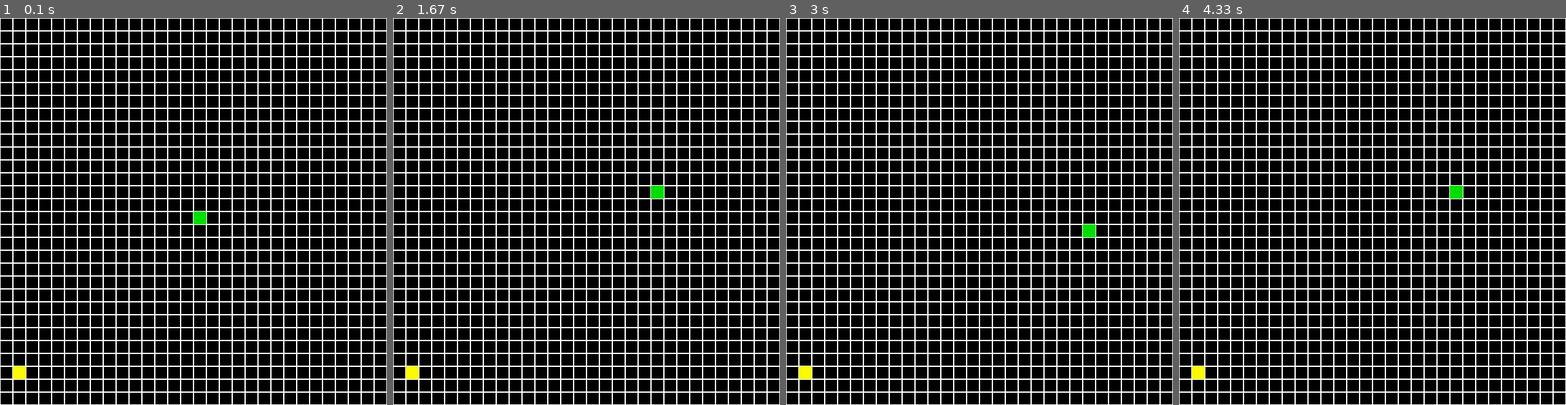
Above: before the commit, frames 1-4 (left to right).
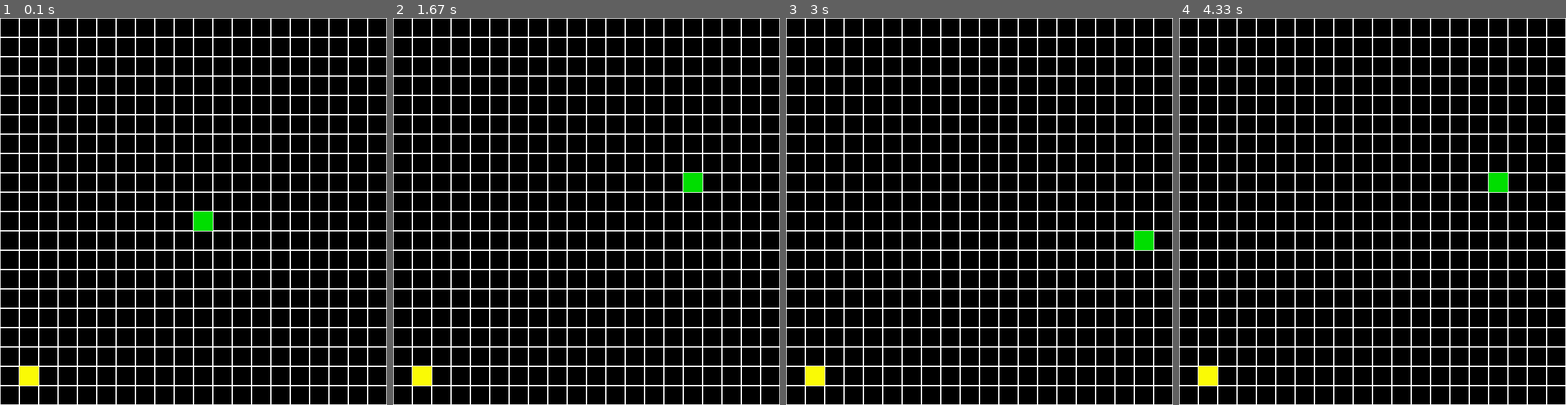
Above: after the commit, the same moments.

Repository: mohamedkamara7613/personalproject
Game: pygame game, started from Autres/Python/Snake_Game/main.py
Same seed, same stepped clock (60 frames per second), same inputs: the game is played once before the commit and once after it.
Inputs:
- Up to frame 1 (0.1 s): no input
- Up to frame 2 (1.67 s): hold Right 0.33-0.8 s; hold Up 0.83-1.27 s; hold Right from 1.3 s (still down)
- Up to frame 3 (3 s): release Right at 1.8 s; hold Down 2.4-2.95 s; hold Left from 2.98 s (still down)
- Up to frame 4 (4.33 s): release Left at 3.53 s; hold Up 3.57-4.12 s; hold Right from 4.15 s (still down)

The runs differ from the first frame. In frame 1, 18% of the frame differs, in the area x 0-100%, y 0-100%; in frame 2, 18%; in frame 3, 18%; in frame 4, 18%.

Commit message:
`Optimisation de la grille : ajout de commentaires et de code pour améliorer la gestion de la mémoire et la performance.`

Diff:
--- a/Autres/Python/Snake_Game/main.py
+++ b/Autres/Python/Snake_Game/main.py
@@ -1,3 +1,12 @@
+""" Optimisation de la grille :
+
+Tu utilises une grille 2D (self.grid) pour stocker les états des cases.
+Cela pourrait devenir inefficace en termes de mémoire et de performance
+si la grille est grande. Une alternative serait de garder uniquement la
+liste des coordonnées du serpent et de la nourriture.
+ """
+
+
 import pygame
 import random
 
@@ -10,7 +19,7 @@
 
 WIDTH = 600
 HEIGHT = 600
-BOX_SIZE = 20
+BOX_SIZE = 30
 
 class SnakeGame():
     def __init__(self):
@@ -119,6 +128,11 @@
             }
             self.snake.append(new_segment)
 
+        # Si le serpent se touche lui meme
+        for i in range(1,len(self.snake)):
+            if self.snake_head["x"] == self.snake[i]["x"] and self.snake_head["y"] == self.snake[i]["y"]:
+                return False
+
 
 
     def drawGrid(self):
@@ -152,12 +166,17 @@
 
     run = True
     while run:
+        run = game.handleEvenement()
+        if game.handleCollisions():
+            print("Perdu")
+            run = False
+            pygame.time.wait(2000)
+            game.init()
 
-        run = game.handleEvenement()
-        game.handleCollisions()
         game.updateGame()
         game.drawGrid()
         clock.tick(fps)
+
     pygame.quit()
 
 
